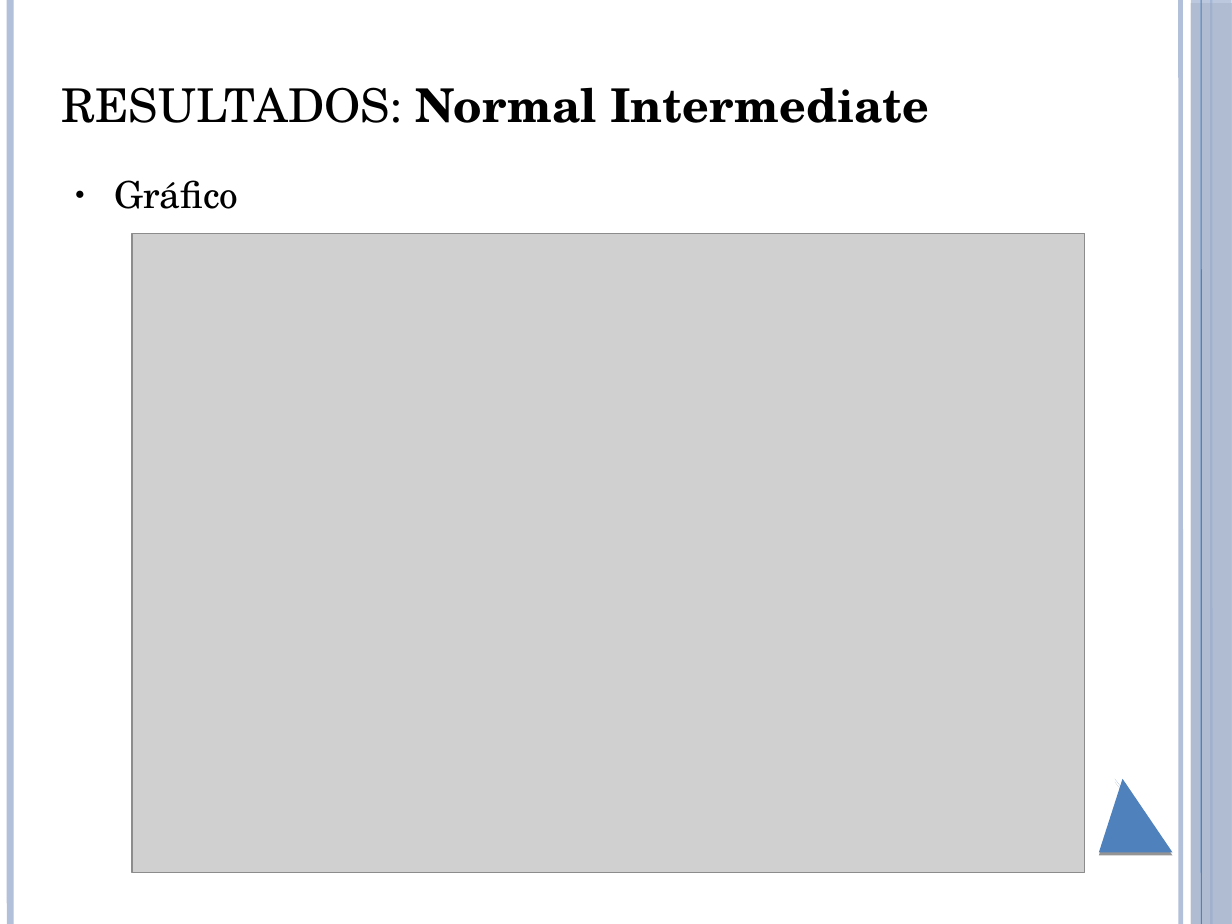
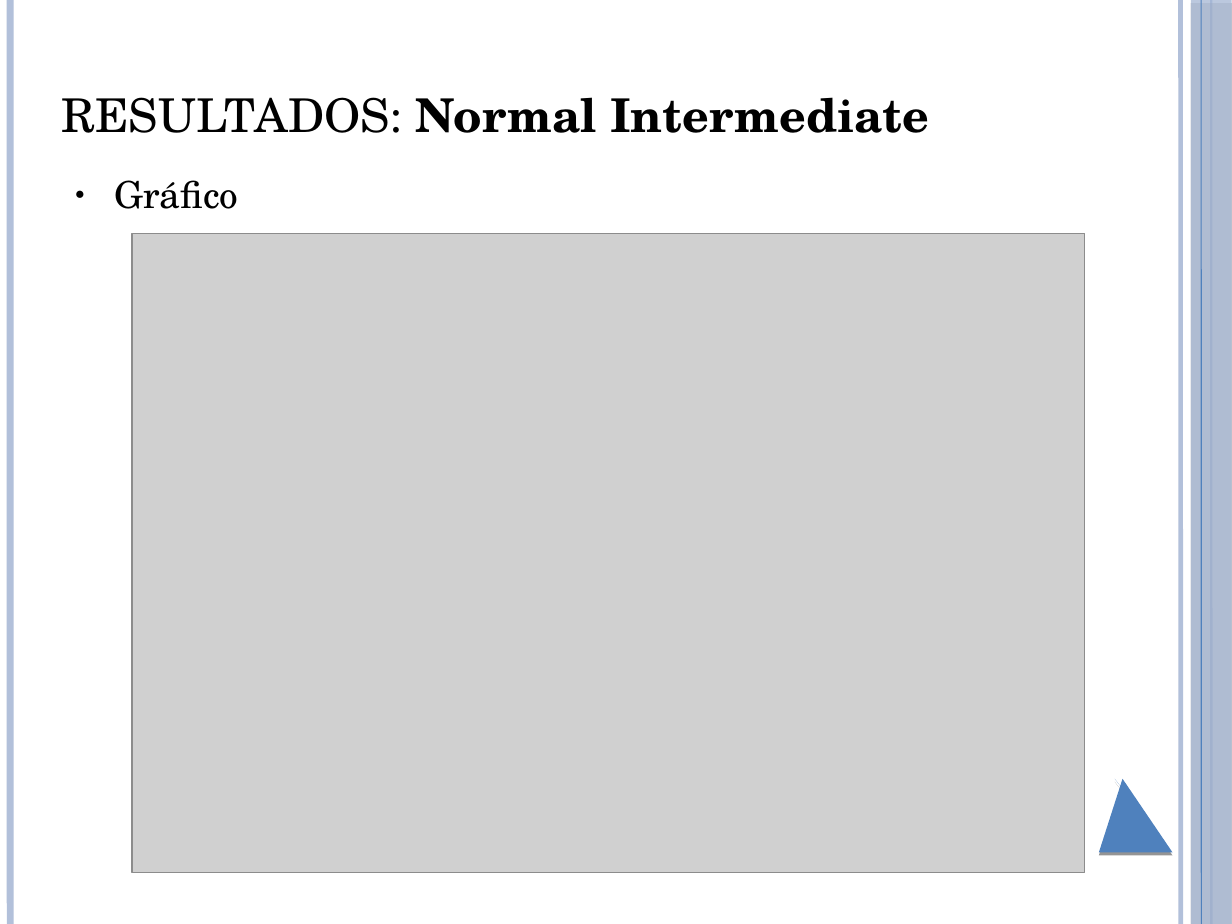
Before and after one commit to brunoliveira8/pdi, a slide deck: slide 21 of trabalho 6/apresentacao.pptx. Drawn at 1232x924 pixels with LibreOffice and Linux fonts; fonts in the diff are those of the drawing; grey boxes stand for pictures. Boxes give left, top, right and bottom in pixels: in the first picture for what was removed or moved away, otherwise in the second. Text is boxed around its words. In the diff, an @@ line names an element or a change of style, - is before the commit and + after.

Commit message:
Pequenas modificações no layout da apresentação e geração de um .pdf.

```diff
--- a/trabalho 6/apresentacao.pptx
+++ b/trabalho 6/apresentacao.pptx
@@ title "RESULTADOS: Normal Intermediate": place and size @@
-title "RESULTADOS: Normal Intermediate" at [62, 87, 929, 123]
+title "RESULTADOS: Normal Intermediate" at [62, 97, 929, 133]
```
Also in this commit, not shown: 2 other slides changed, 1 other file.
